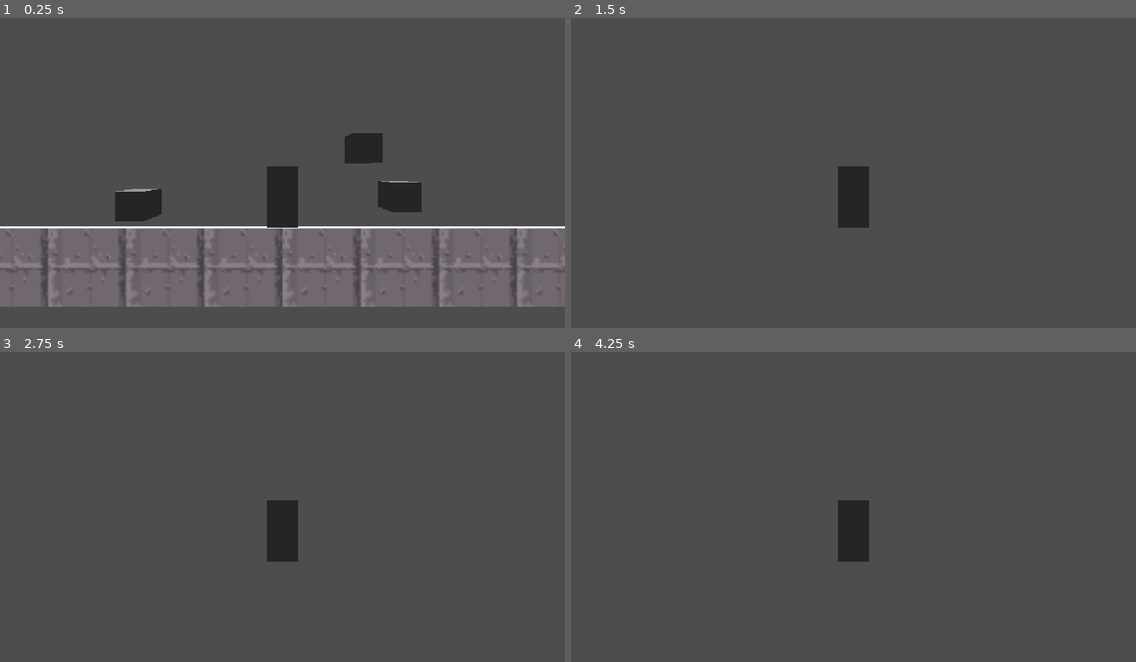
Above: before the commit, frames 1-4 (two rows, left to right).
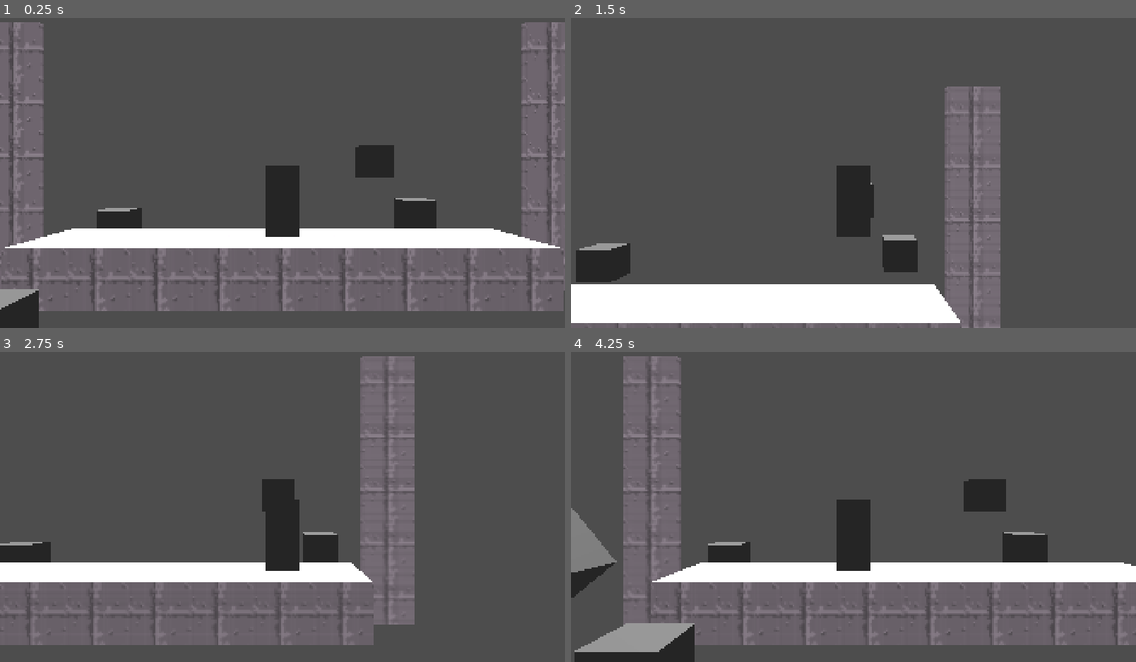
Above: after the commit, the same moments.

Repository: CRMiller6/Burned-Out
Game: Godot game, scene res://Scenes/Levels/test_level.tscn
The game is run twice, just before and just after one commit, with the same random seed, the same clock (stepped at 60 frames per second) and the same inputs.
Inputs:
- Up to frame 1 (0.25 s): no input
- Up to frame 2 (1.5 s): tap Enter at 0.5 s; hold D (walk_right) 0.53-1.28 s; tap Space (jump) at 0.6, 0.77, 1.07, 1.35 s; hold A (walk_left) from 1.28 s (still down)
- Up to frame 3 (2.75 s): tap Space (jump) at 1.52, 1.82, 2.1 s; release A (walk_left) at 2.03 s; hold D (walk_right) from 2.03 s (still down)
- Up to frame 4 (4.25 s): tap Space (jump) at 2.85, 3.02, 3.32, 3.6, 3.77, 4.07 s; release D (walk_right) at 3.53 s; hold A (walk_left) from 3.53 s (still down)

The runs differ from the first frame. In frame 1, 23% of the frame differs, in the area x 0-100%, y 1-100%; in frame 2, 18%; in frame 3, 24%; in frame 4, 32%.

Commit message:
Basic Player Movement

Diff:
--- a/burned-out/Scenes/Levels/test_level.tscn
+++ b/burned-out/Scenes/Levels/test_level.tscn
@@ -7,6 +7,9 @@
 
 [sub_resource type="BoxMesh" id="BoxMesh_6xqmx"]
 material = ExtResource("1_b07c4")
+
+[sub_resource type="BoxShape3D" id="BoxShape3D_b07c4"]
+size = Vector3(8.971741, 1, 1.9940796)
 
 [sub_resource type="BoxShape3D" id="BoxShape3D_klsck"]
 size = Vector3(5.0075226, 1, 0.09472656)
@@ -26,12 +29,12 @@
 [node name="Floor" type="StaticBody3D" parent="LevelStructure" unique_id=540759373]
 
 [node name="MeshInstance3D" type="MeshInstance3D" parent="LevelStructure/Floor" unique_id=1989217240]
-transform = Transform3D(9, 0, 0, 0, 1, 0, 0, 0, 0.1, 0, 0, 0)
+transform = Transform3D(9, 0, 0, 0, 1, 0, 0, 0, 2, 0, 0, 0)
 mesh = SubResource("BoxMesh_6xqmx")
 
 [node name="CollisionShape3D" type="CollisionShape3D" parent="LevelStructure/Floor" unique_id=780894053]
-transform = Transform3D(1, 0, 0, 0, 1, 0, 0, 0, 1, -0.0019226074, 0, 0.00048828125)
-shape = SubResource("BoxShape3D_klsck")
+transform = Transform3D(1, 0, 0, 0, 1, 0, 0, 0, 1, 0.0015869141, 0, 0.0039978027)
+shape = SubResource("BoxShape3D_b07c4")
 
 [node name="Wall1" type="StaticBody3D" parent="LevelStructure" unique_id=2011737245]
 transform = Transform3D(-4.371139e-08, -1, 0, 1, -4.371139e-08, 0, 0, 0, 1, -5, 3.5152338, 0)
@@ -67,5 +70,15 @@
 transform = Transform3D(1, 0, 0, 0, 1, 0, 0, 0, 1, 4.2219334, 0.3024137, -4.842086)
 mesh = SubResource("BoxMesh_klsck")
 
+[node name="MeshInstance3D4" type="MeshInstance3D" parent="LevelStructure" unique_id=1822139733]
+transform = Transform3D(0.77434725, -0.63276094, 0, 0.63276094, 0.77434725, 0, 0, 0, 1, -5.392354, 0.98619527, 2.0348806)
+mesh = SubResource("BoxMesh_klsck")
+
+[node name="MeshInstance3D5" type="MeshInstance3D" parent="LevelStructure" unique_id=1812866948]
+transform = Transform3D(-4.371139e-08, -1, 0, 1, -4.371139e-08, 0, 0, 0, 1, -4.045075, -0.4836564, 2.0348806)
+mesh = SubResource("BoxMesh_klsck")
+
 [node name="PlayerBody" parent="." unique_id=21065742 instance=ExtResource("1_7t06c")]
-transform = Transform3D(0.6, 0, 0, 0, 0.6, 0, 0, 0, 0.6, 0, 0.9167495, 0)
+transform = Transform3D(1, 0, 0, 0, 1, 0, 0, 0, 1, 0, 1.9309597, 0)
+speed = 8
+acceleration = 2
--- a/burned-out/Scenes/Prefabs/player.tscn
+++ b/burned-out/Scenes/Prefabs/player.tscn
@@ -5,21 +5,23 @@
 [sub_resource type="PlaneMesh" id="PlaneMesh_klsck"]
 
 [sub_resource type="BoxShape3D" id="BoxShape3D_klsck"]
-size = Vector3(0.666626, 1.333252, 1)
+size = Vector3(0.666626, 1.333252, 0.49028015)
 
 [node name="PlayerBody" type="CharacterBody3D" unique_id=21065742]
 script = ExtResource("1_sfbl0")
+speed = null
+acceleration = null
 
 [node name="PlayerMeshInstance" type="MeshInstance3D" parent="." unique_id=1654829263]
 transform = Transform3D(0.33, 0, 0, 0, -4.371139e-08, -0.668, 0, 1, -2.9199207e-08, 0, 0, 0)
 mesh = SubResource("PlaneMesh_klsck")
 
 [node name="PlayerCollisionShape" type="CollisionShape3D" parent="." unique_id=1254003636]
-transform = Transform3D(1, 0, 0, 0, 1, 0, 0, 0, 1, 0.0017700195, 0.0037841797, 0)
 shape = SubResource("BoxShape3D_klsck")
 
 [node name="PlayerCam" type="Camera3D" parent="." unique_id=930493182]
-transform = Transform3D(1, 0, 0, 0, 1, 0, 0, 0, 1, 0, 0.6080109, 4.5004945)
+transform = Transform3D(1, 0, 0, 0, 1, 0, 0, 0, 1, 0, 0.6080109, 6.9012513)
+keep_aspect = 0
 
 [node name="CoyoteTimer" type="Timer" parent="." unique_id=1406242812]
 wait_time = 0.1
@@ -31,10 +33,12 @@
 
 [node name="LeftHeadNudge" type="RayCast3D" parent="." unique_id=2092972496]
 transform = Transform3D(1, 0, 0, 0, 1, 0, 0, 0, 1, -0.31433964, 0.664036, 0)
+visible = false
 target_position = Vector3(0, 0.02, 0)
 hit_from_inside = true
 
 [node name="RightHeadNudge" type="RayCast3D" parent="." unique_id=1947146352]
 transform = Transform3D(1, 0, 0, 0, 1, 0, 0, 0, 1, 0.3144422, 0.664036, 0)
+visible = false
 target_position = Vector3(0, 0.02, 0)
 hit_from_inside = true
--- a/burned-out/Scripts/Player/player.gd
+++ b/burned-out/Scripts/Player/player.gd
@@ -1,25 +1,46 @@
 extends CharacterBody3D
 
 
-@export var speed = 300.0
-const JUMP_VELOCITY = -400.0
+@export var speed: int  = 8
+@export var acceleration: int = 2
+@export var gravity: int = speed * 5
+var jump_speed: float = speed * 1.5
 
+enum State{IDLE, WALK, JUMP, DOWN}
+var current_state: State = State.IDLE
 
 func _physics_process(delta: float) -> void:
-	# Add the gravity.
-	if not is_on_floor():
-		velocity += get_gravity() * delta
+	handle_input()
+	update_movement(delta)
+	update_states()
+	move_and_slide()
 
-	# Handle jump.
-	if Input.is_action_just_pressed("jump") and is_on_floor():
-		velocity.y = JUMP_VELOCITY
+func handle_input() -> void:
+	if (Input.is_action_just_pressed("jump") and is_on_floor()):
+		velocity.y = jump_speed
+		current_state = State.JUMP
 
-	# Get the input direction and handle the movement/deceleration.
-	# As good practice, you should replace UI actions with custom gameplay actions.
-	var direction := Input.get_axis("walk_left", "walk_right")
-	if direction:
-		velocity.x = direction * speed
+	var direction = Input.get_axis("walk_left", "walk_right")
+
+	if (direction == 0):
+		velocity.x = move_toward(velocity.x, 0, acceleration) #delecerate to stop
 	else:
-		velocity.x = move_toward(velocity.x, 0, speed)
+		velocity.x = move_toward(velocity.x, speed * direction, acceleration) #acceleration
 
-	move_and_slide()
+func update_movement(delta: float) -> void:
+	velocity.y -= gravity * delta
+
+func update_states() -> void:
+	match current_state:
+		State.IDLE when velocity.x != 0:
+			current_state = State.WALK
+		State.WALK:
+			if (velocity.x == 0):
+				current_state = State.IDLE
+			if (not is_on_floor() && velocity.y > 0):
+				current_state = State.DOWN
+		State.JUMP when velocity.y > 0:
+			current_state = State.DOWN
+		State.DOWN when is_on_floor():
+			if velocity.x == 0:
+				current_state = State.WALK
--- a/burned-out/project.godot
+++ b/burned-out/project.godot
@@ -13,10 +13,13 @@
 config/name="Burned Out"
 run/main_scene="uid://l575upxhnc45"
 config/features=PackedStringArray("4.7", "Forward Plus")
+run/max_fps=160
 config/icon="res://icon.svg"
 
 [display]
 
+window/size/viewport_width=1920
+window/size/viewport_height=1080
 window/stretch/mode="canvas_items"
 window/stretch/aspect="expand"
 
@@ -54,4 +57,5 @@
 
 [rendering]
 
+textures/canvas_textures/default_texture_filter=0
 rendering_device/driver.windows="d3d12"
Binary file added: burned-out/Assets/Temp/PixelFantasy_Caves_1.0/background1.png
Not shown, added: burned-out/Assets/Temp/PixelFantasy_Caves_1.0/background1.png.import
Binary file added: burned-out/Assets/Temp/PixelFantasy_Caves_1.0/background2.png
Not shown, added: burned-out/Assets/Temp/PixelFantasy_Caves_1.0/background2.png.import
Binary file added: burned-out/Assets/Temp/PixelFantasy_Caves_1.0/background3.png
Not shown, added: burned-out/Assets/Temp/PixelFantasy_Caves_1.0/background3.png.import
Binary file added: burned-out/Assets/Temp/PixelFantasy_Caves_1.0/background4a.png
Not shown, added: burned-out/Assets/Temp/PixelFantasy_Caves_1.0/background4a.png.import
Binary file added: burned-out/Assets/Temp/PixelFantasy_Caves_1.0/background4b.png
Not shown, added: burned-out/Assets/Temp/PixelFantasy_Caves_1.0/background4b.png.import
Binary file added: burned-out/Assets/Temp/PixelFantasy_Caves_1.0/mainlev_build.png
Not shown, added: burned-out/Assets/Temp/PixelFantasy_Caves_1.0/mainlev_build.png.import
(and 8 more such lines)
